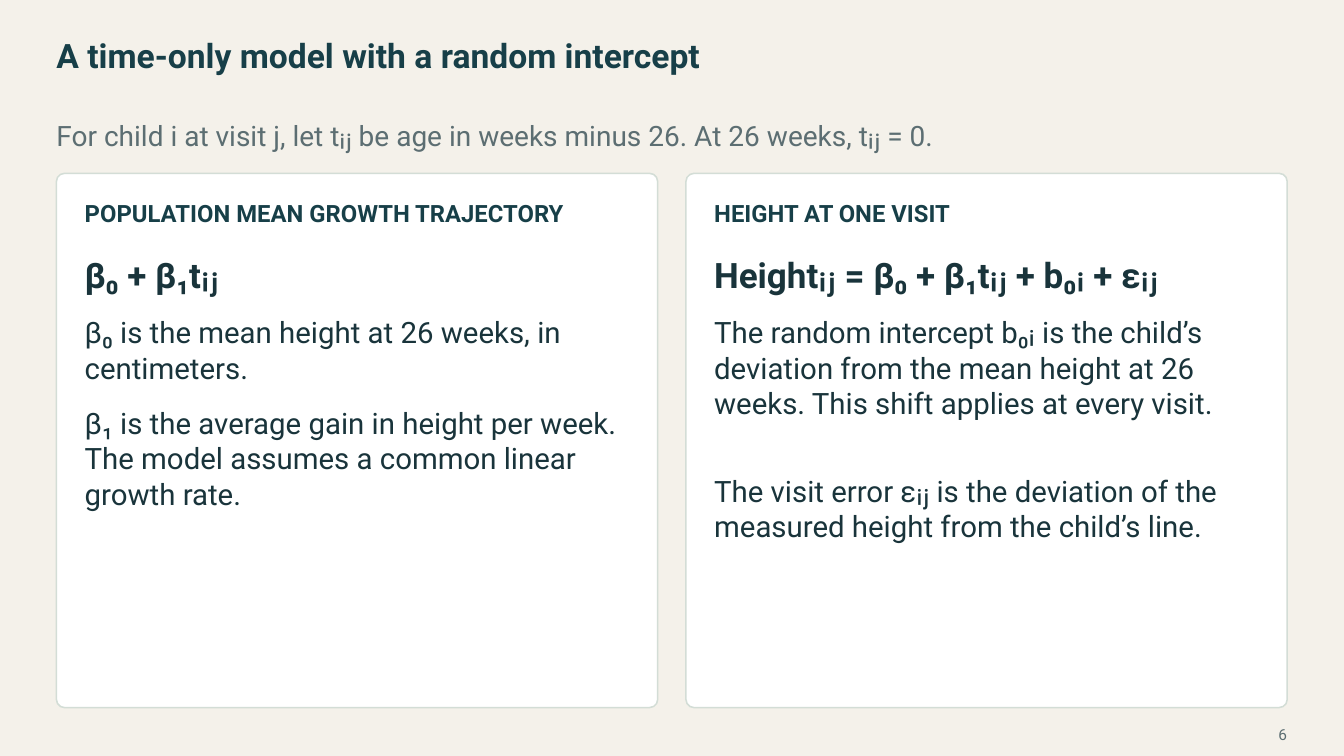
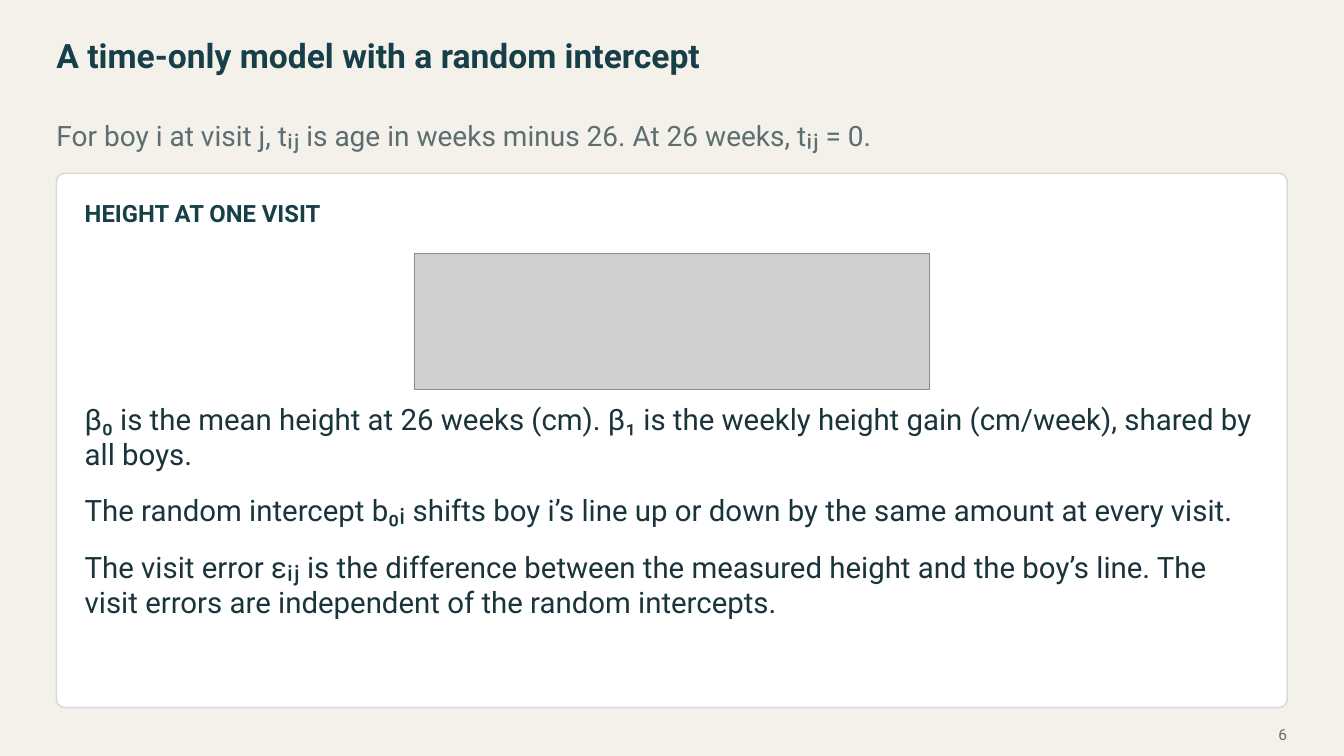
Before and after one commit to Postmus/BeyondMLR, a slide deck: slide 6 of lectures_2627/week4/Beyond_MLR_Week_4.pptx. Drawn at 1344x756 pixels with LibreOffice and Linux fonts; fonts in the diff are those of the drawing; grey boxes stand for pictures. Boxes give left, top, right and bottom in pixels: in the first picture for what was removed or moved away, otherwise in the second. Text is boxed around its words. In the diff, an @@ line names an element or a change of style, - is before the commit and + after.

Commit message:
Revise the Week 4 longitudinal modeling lecture and chick growth labs

```diff
--- a/lectures_2627/week4/Beyond_MLR_Week_4.pptx
+++ b/lectures_2627/week4/Beyond_MLR_Week_4.pptx
@@ text at (56, 125, 871, 153): text changed @@
-For child i at visit j, let tᵢⱼ be age in weeks minus 26. At 26 weeks, tᵢⱼ = 0.
+For boy i at visit j, tᵢⱼ is age in weeks minus 26. At 26 weeks, tᵢⱼ = 0.
@@ rounded rectangle: place and size @@
-rounded rectangle at (56, 173, 657, 708)
+rounded rectangle at (56, 173, 1288, 708)
@@ rounded rectangle removed at (686, 173, 1287, 708) @@
@@ text "HEIGHT AT ONE VISIT": place and size @@
-text "HEIGHT AT ONE VISIT" at (714, 205, 949, 223)
+text "HEIGHT AT ONE VISIT" at (85, 205, 320, 223)
@@ text removed at (85, 205, 563, 223) @@
-POPULATION MEAN GROWTH TRAJECTORY
@@ text removed at (85, 262, 218, 297) @@
-β₀ + β₁tᵢⱼ
@@ picture added at (414, 254, 929, 389) @@
@@ text removed at (714, 261, 1158, 297) @@
-Heightᵢⱼ = β₀ + β₁tᵢⱼ + b₀ᵢ + εᵢⱼ
@@ text removed at (714, 321, 1212, 421) @@
-The random intercept b₀ᵢ is the child’s deviation from the mean height at 26 weeks. This shift applies at every visit.
@@ text at (85, 406, 1251, 472): text changed @@
-β₀ is the mean height at 26 weeks, in centimeters.
+β₀ is the mean height at 26 weeks (cm). β₁ is the weekly height gain (cm/week), shared by all boys.
@@ text at (85, 498, 1232, 528): text changed @@
-β₁ is the average gain in height per week. The model assumes a common linear growth rate.
+The random intercept b₀ᵢ shifts boy i’s line up or down by the same amount at every visit.
@@ text at (85, 555, 1206, 619): text changed @@
-The visit error εᵢⱼ is the deviation of the measured height from the child’s line.
+The visit error εᵢⱼ is the difference between the measured height and the boy’s line. The visit errors are independent of the random intercepts.
```
Also in this commit, not shown: 17 other slides changed, 11 slides added, 8 slides removed, 20 other files.
